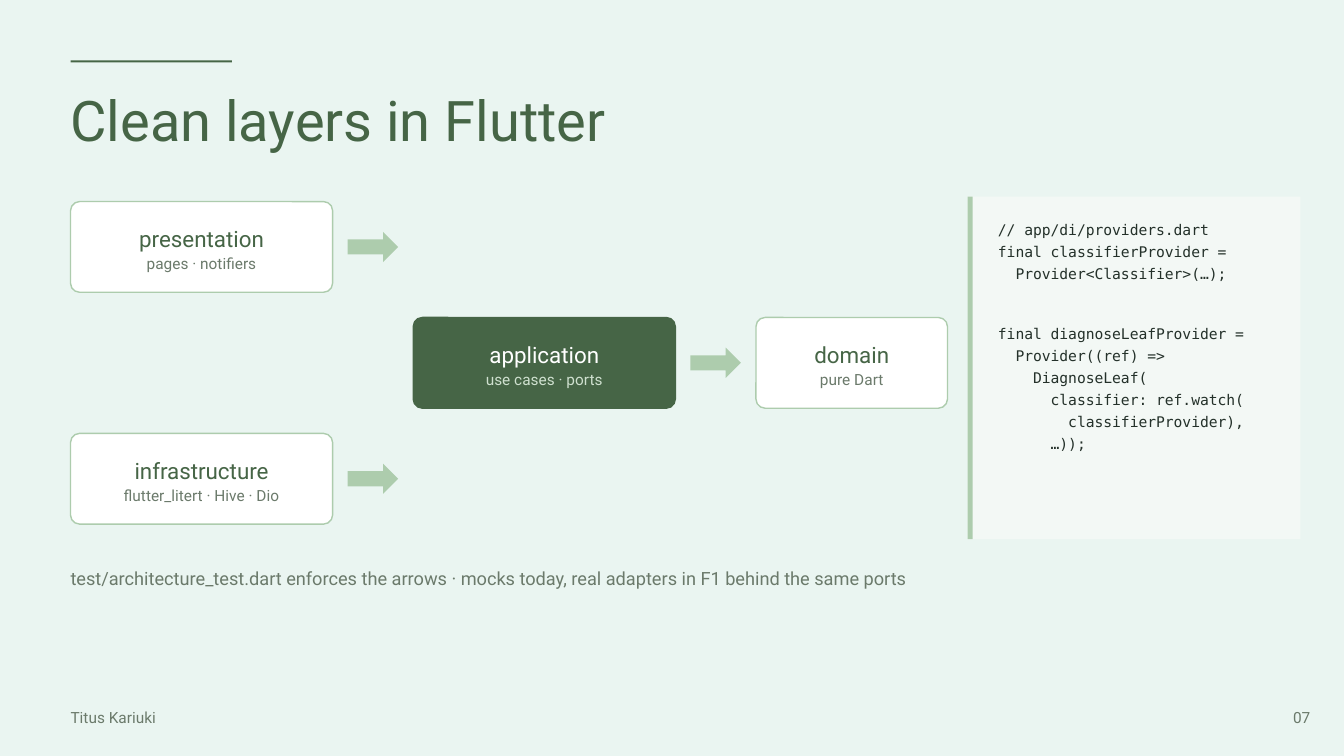
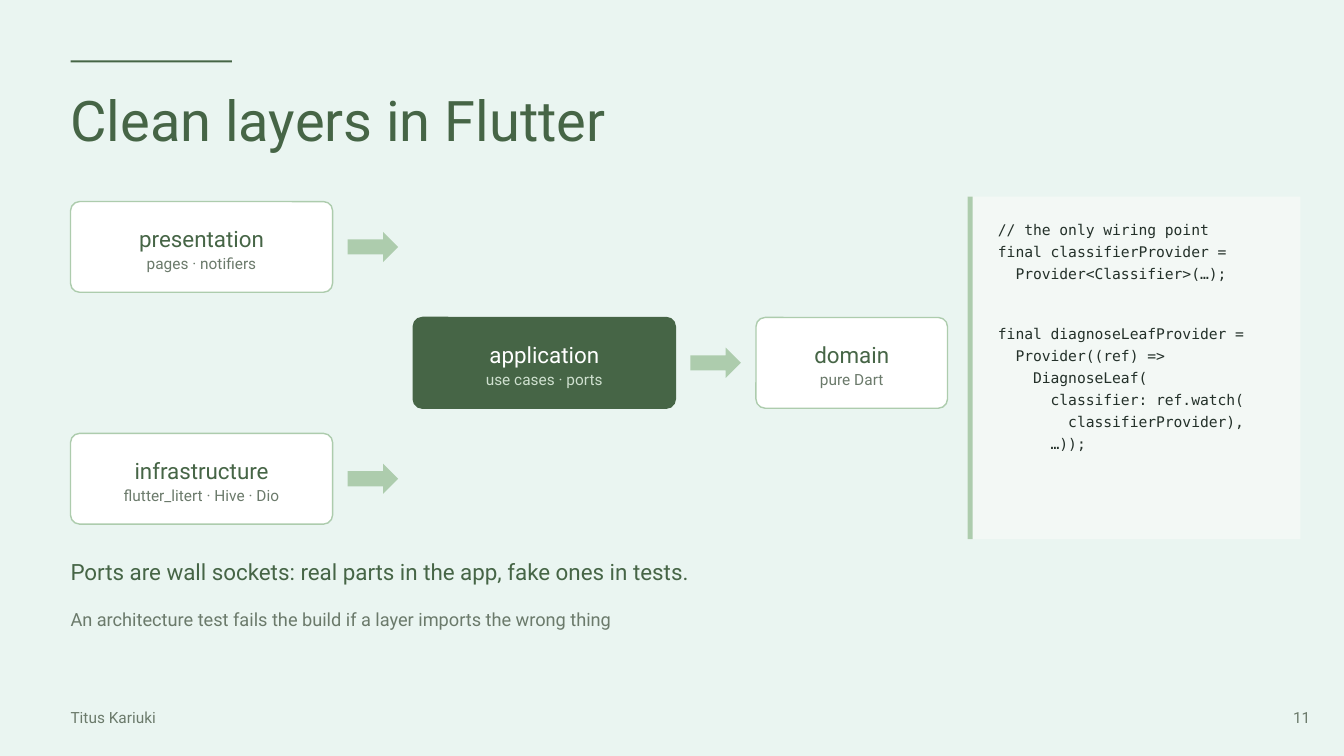
Before and after one commit to Paulmburu/ai-crop-disease-platform, a slide deck: slide 11 of docs/presentation/LeafCheck_FlutterconKE.pptx (slide 7 before the commit). Drawn at 1344x756 pixels with LibreOffice and Linux fonts; fonts in the diff are those of the drawing. Boxes give left, top, right and bottom in pixels: in the first picture for what was removed or moved away, otherwise in the second. Text is boxed around its words. In the diff, an @@ line names an element or a change of style, - is before the commit and + after.

```diff
--- a/docs/presentation/LeafCheck_FlutterconKE.pptx
+++ b/docs/presentation/LeafCheck_FlutterconKE.pptx
@@ text at (1024, 223, 1209, 238): text changed @@
-// app/di/providers.dart
+// the only wiring point
@@ text at (71, 563, 688, 585): text changed; size 13 to 16 pt; text colour #6B7A6B to #466546 @@
-test/architecture_test.dart enforces the arrows · mocks today, real adapters in F1 behind the same ports
+Ports are wall sockets: real parts in the app, fake ones in tests.
@@ text added at (71, 612, 611, 630), 13 pt, text #6B7A6B @@
+An architecture test fails the build if a layer imports the wrong thing
@@ text at (1293, 712, 1310, 723): text changed @@
-07
+11
```
Also in this commit, not shown: 17 other slides changed, 30 slides added, 7 slides removed, 12 other files.
